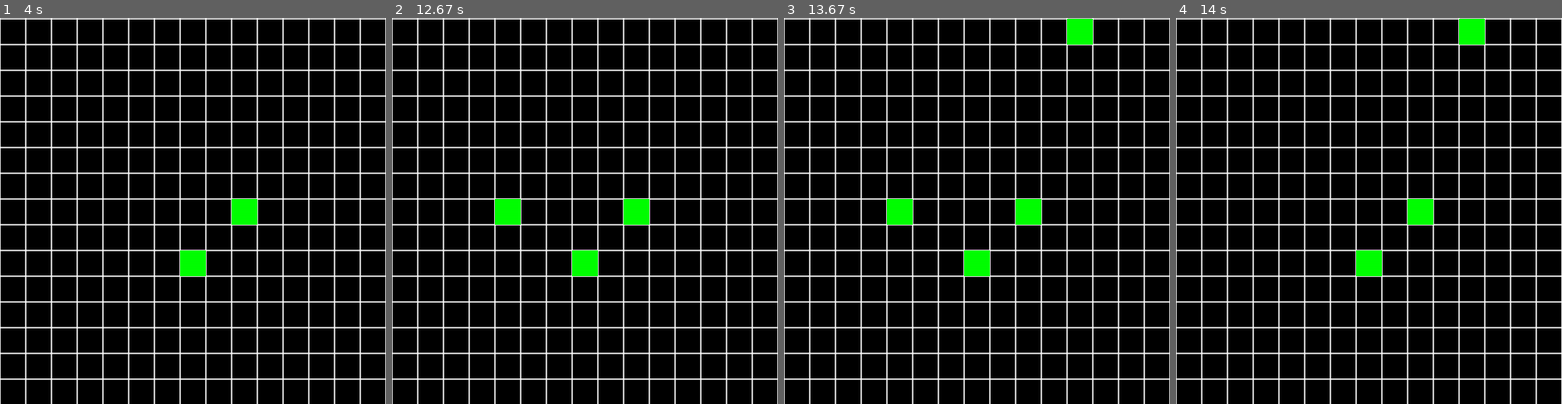
Above: before the commit, frames 1-4 (left to right).
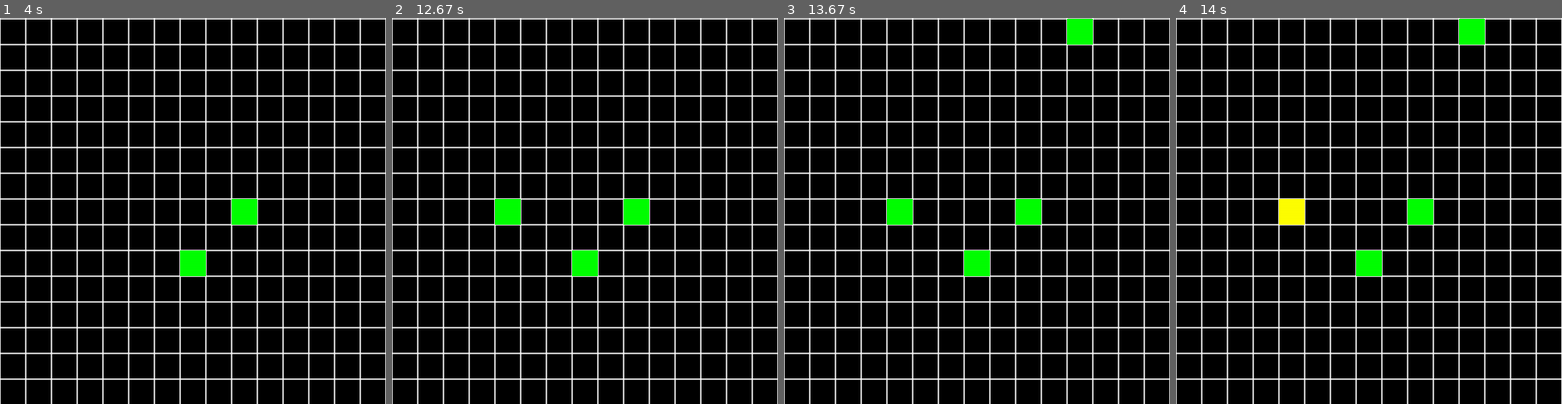
Above: after the commit, the same moments.

Repository: basalygaanna/Pygame_Quest
Game: pygame game, started from 0001.py
The game is run twice, just before and just after one commit, with the same random seed, the same clock (stepped at 60 frames per second) and the same inputs.
Inputs (mouse positions are % of the whole screen's width and height, from its top left):
- Up to frame 1 (4 s): hold Left 0.33-0.87 s; hold Down 0.9-1.2 s; move the mouse to (63, 23) at 1.23 s; click (63, 23) at 1.37 s; move the mouse to (13, 40) at 1.63 s; click (13, 40) at 1.77 s; click (33, 74) at 2.17 s; tap Shift at 2.43 s; click (54, 62) at 2.95 s; move the mouse to (23, 45) at 3.2 s; click (23, 45) at 3.33 s; move the mouse to (24, 81) at 3.6 s; click (24, 81) at 3.73 s
- Up to frame 2 (12.67 s): click (16, 74) at 4.13 s; tap D at 4.4 s; hold Left 4.8-5.2 s; hold Up 5.23-5.6 s; hold Right 5.63-6.27 s; hold Down 6.3-6.67 s; hold Left 6.7-7.17 s; hold Right 7.2-7.67 s; hold Up 7.7-8 s; hold Right 8.03-8.5 s; hold Left 8.53-9.07 s; hold Down 9.1-9.4 s; hold Left 9.43-9.83 s; move the mouse to (57, 48) at 9.87 s; click (57, 48) at 10 s; move the mouse to (41, 14) at 10.27 s; click (41, 14) at 10.4 s; click (67, 85) at 10.8 s; click (86, 62) at 11.2 s; click (39, 40) at 11.6 s; move the mouse to (64, 63) at 11.87 s; click (64, 63) at 12 s; move the mouse to (21, 30) at 12.27 s; click (21, 30) at 12.4 s
- Up to frame 3 (13.67 s): click (40, 51) at 12.8 s; click (73, 50) at 13.2 s; click (14, 74) at 13.6 s
- Up to frame 4 (14 s): no input
The pictures show only the part of the screen within x 0-50%, y 50-100%; the shares and areas given below are measured in that part.

Frames 1-3 are identical in both runs. In frame 4, 0.4% of the frame differs, in the area x 26-34%, y 46-54%.

Commit message:
Add files via upload
 Все то же самое, но  с набросками на взаимодйствие

Diff:
--- a/0001.py
+++ b/0001.py
@@ -23,16 +23,17 @@
         for y in range(self.height):
             for x in range(self.width):
                 coord = (self.left + x * self.cell_size, self.top + y * self.cell_size, self.cell_size, self.cell_size)
-                if self.board[y][x]:
+                if self.board[y][x] == 1:
                     pygame.draw.rect(screen, (0, 255, 0), coord)
+                elif self.board[y][x] == 2:
+                    pygame.draw.rect(screen, (255, 255, 0), coord)
                 else:
                     pygame.draw.rect(screen, (255, 255, 255), coord, 1)
     def get_cell(self, coord):
         x, y = coord[0] - self.left, coord[1] - self.top
         if self.width * self.cell_size > x >= 0 and self.height * self.cell_size > y >= 0:
-            print(x // self.cell_size, y // self.cell_size)
             x, y = x // self.cell_size, y // self.cell_size
-            self.board[y][x] = int(not self.board[y][x])
+            self.board[y][x] = (self.board[y][x] + 1) % 3
         else:
             print(None)
 
@@ -47,9 +48,12 @@
             x += 1
         else:
             y -= 1
+        print('get_col')
         if self.board[y][x]:
+            print(False)
             return True
         else:
+            print(True)
             return False
 
 
@@ -77,7 +81,6 @@
 
     def render(self, pos):
         coord = (pos[0], pos[1], self.cs * 2, self.cs)
-        print(self.get_go())
         if self.get_go() == 's':
             pygame.draw.rect(screen, (255, 0, 0), coord)
         elif self.get_go() == 'w':
@@ -88,6 +91,12 @@
             pygame.draw.rect(screen, (0, 255, 255), coord)
         else:
             pygame.draw.rect(screen, (0, 0, 255), coord)
+
+    def do(self, coord):
+        if board.get_col(coord):
+            print('cool')
+        else:
+            print('notcool')
 
 
 if __name__ == '__main__':
@@ -106,7 +115,6 @@
     board = Board(40, 40)
     player, pos = Arrow((100, 100)), (100, 100)
     while running:
-        print(fl)
         print(go)
         for event in pygame.event.get():
             if event.type == pygame.QUIT:
@@ -116,6 +124,8 @@
                 p_s = event.pos
                 board.get_cell(p_s)
             if event.type == pygame.KEYDOWN:
+                if event.key == pygame.K_z or event.key == pygame.K_RETURN:
+                    player.do(p_s)
                 if event.key == pygame.K_LSHIFT or event.key == pygame.K_RSHIFT:
                     FPS = 20
                 if event.key == pygame.K_DOWN or event.key == pygame.K_s:
@@ -135,16 +145,23 @@
                     FPS = 10
                 if event.key == pygame.K_DOWN or event.key == pygame.K_s:
                     fl[0] = 0
-                    go[0] = 0
+                    if go:
+                        go[0] = 0
                 if event.key == pygame.K_UP or event.key == pygame.K_w:
                     fl[1] = 0
                     go[1] = 0
+                    if not go:
+                        print(1)
+                        go[1] = 1
                 if event.key == pygame.K_LEFT or event.key == pygame.K_a:
                     fl[2] = 0
-                    go[2] = 0
+                    if go:
+                        go[2] = 0
                 if event.key == pygame.K_RIGHT or event.key == pygame.K_d:
                     fl[3] = 0
                     go[3] = 0
+                    if not go:
+                        go[3] = 1
         if fl:
             if fl[0]:
                 if not board.get_col(pos):
